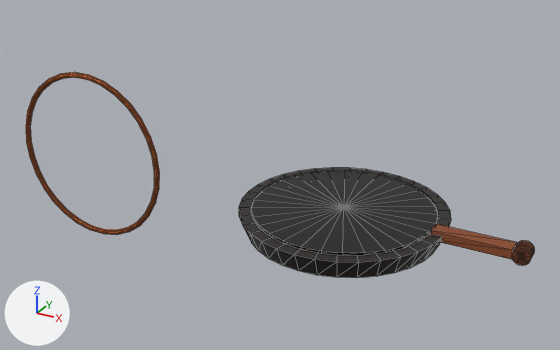
What one commit did to the glTF model public/models/home_eq_nonstick_pan.glb.
Rendered twice from a 50 mm camera at (1.33, -3.05, 1.73) aimed at (-0.42, 0.13, 0.14). The axes (+X, +Y, +Z) are drawn at lower left. The lights are the same throughout. The older version comes first. Mesh edges are drawn as thin lines. Where no turn or scale is listed for an object, it has been applied to the vertices.
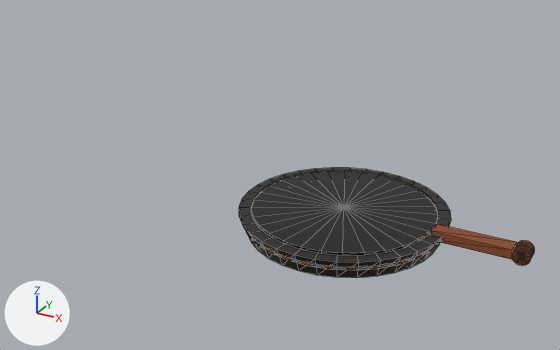
Pixel boxes (x1, y1, x2, y2) of what changed, in the pictures (560 x 350 px):
'Mesh_2', moved, turned (mostly hidden afterwards)
    before: (26, 72, 160, 235)
    after: (247, 234, 435, 270)

Patch to the scene script:
```diff
--- a/public/models/home_eq_nonstick_pan.glb.py
+++ b/public/models/home_eq_nonstick_pan.glb.py
@@ ob_mesh_2 @@
 ob_mesh_2.parent = ob_node_5
-ob_mesh_2.location = (-1.571, 0.0, 0.06)
+ob_mesh_2.location = (0.0, 0.0, 0.06)
+ob_mesh_2.rotation_euler = (-1.571, 0.0, 0.0)  # degrees (-90, 0, 0)
```
